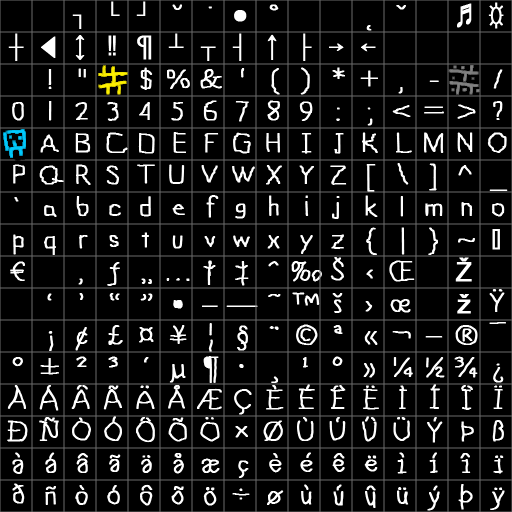
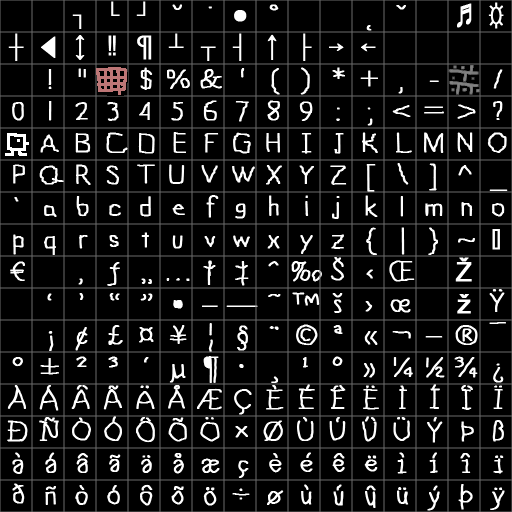
Layer changes from the first 512 × 512 image to the second:
renamed "adventurer" to "hero", moved it above "floor", painted on it over 3, 129, 31, 161
painted on "wall" over 96, 65, 128, 96
